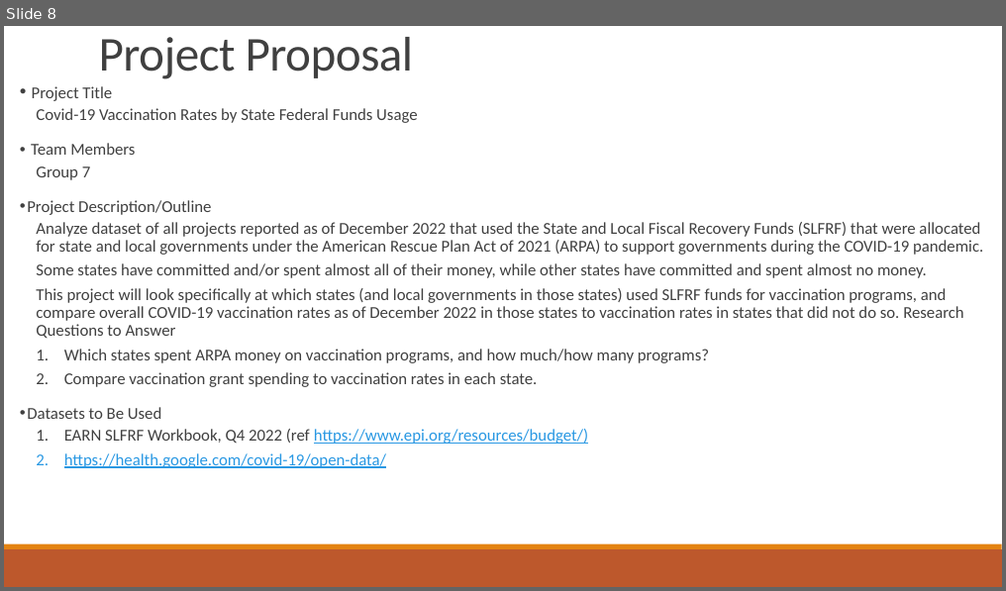
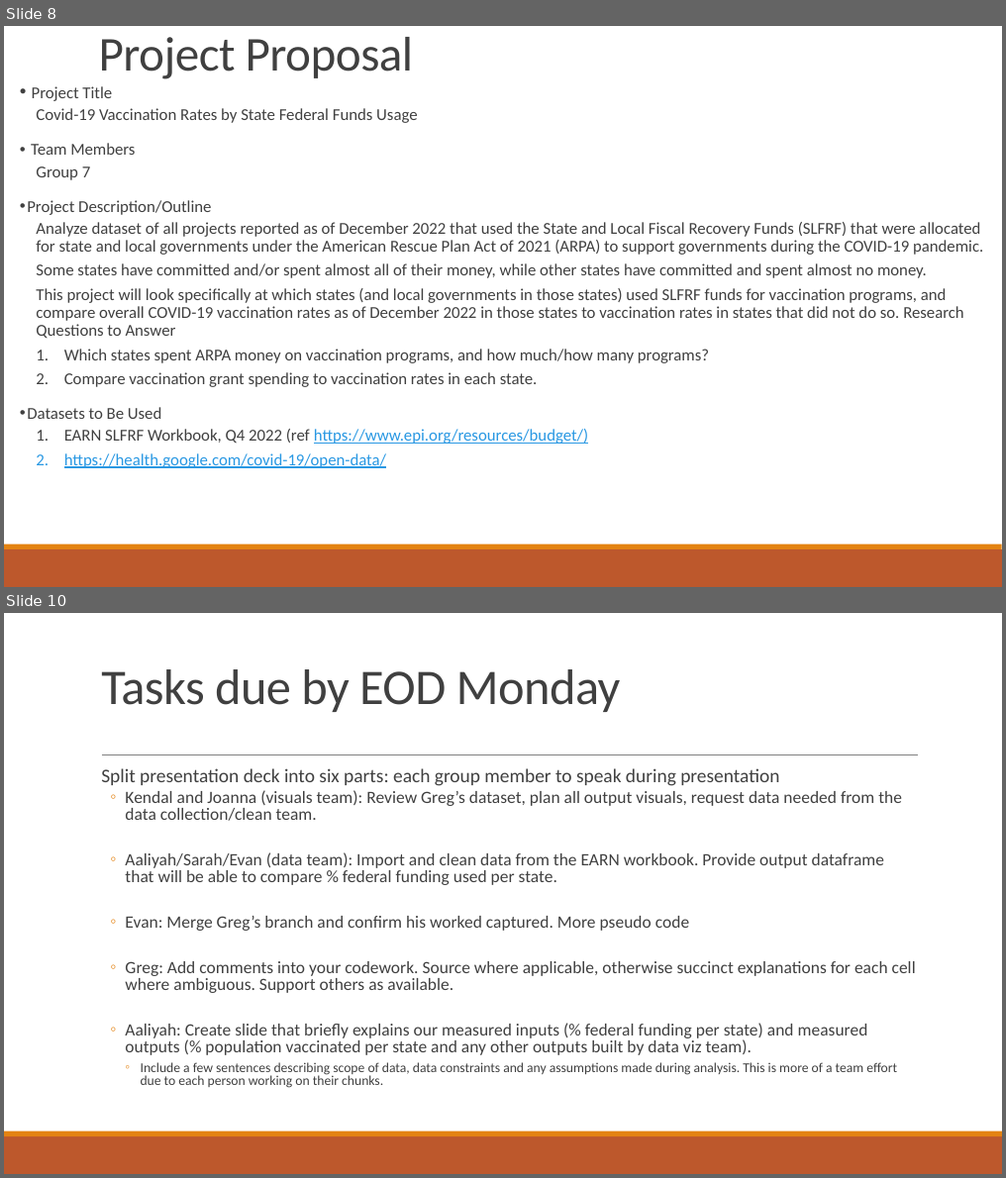
Before and after one commit to Evdawg/Project_1_Covid_Data, a slide deck: Project notes.pptx. Shown one above the other, each under a label of ours: slide 8 before the commit, slides 8 and 10 after it; the slides between them are not shown. The pictures are 1006x591 and 1006x1178 pixels, drawn with LibreOffice and Linux fonts; fonts in the diff are those of the drawing. Boxes give left, top, right and bottom in pixels: in the first picture for what was removed or moved away, otherwise in the second. Text is boxed around its words. In the diff, an @@ line names an element or a change of style, - is before the commit and + after.

```diff
--- a/Project notes.pptx
+++ b/Project notes.pptx
@@ slide 10 added at (x1=4, y1=613, x2=1002, y2=1174), background #FFFFFF; not listed: 2 template elements that a slide beside it also shows @@
@@ title added at (x1=101, y1=669, x2=621, y2=712), 48 pt, text #404040 @@
+Tasks due by EOD Monday
@@ line added from (102, 756) to (918, 756), #808080 0.5 pt @@
@@ text added at (x1=101, y1=768, x2=916, y2=1088), 16.6 pt, text #404040 @@
+  Split presentation deck into six parts: each group member to speak during presentation
+  ◦ Kendal and Joanna (visuals team): Review Greg’s dataset, plan all output visuals, request data needed from the data collection/clean team.
+  ◦ Aaliyah/Sarah/Evan (data team): Import and clean data from the EARN workbook. Provide output dataframe that will be able to compare % federal funding used per state.
+  ◦ Evan: Merge Greg’s branch and confirm his worked captured. More pseudo code
+  ◦ Greg: Add comments into your codework. Source where applicable, otherwise succinct explanations for each cell where ambiguous. Support others as available.
+  ◦ Aaliyah: Create slide that briefly explains our measured inputs (% federal funding per state) and measured outputs (% population vaccinated per state and any other outputs built by data viz team).
+    ◦ Include a few sentences describing scope of data, data constraints and any assumptions made during analysis. This is more of a team effort due to each person working on their chunks.
```
Also in this commit, not shown: 2 slides changed, 1 other slide added.
